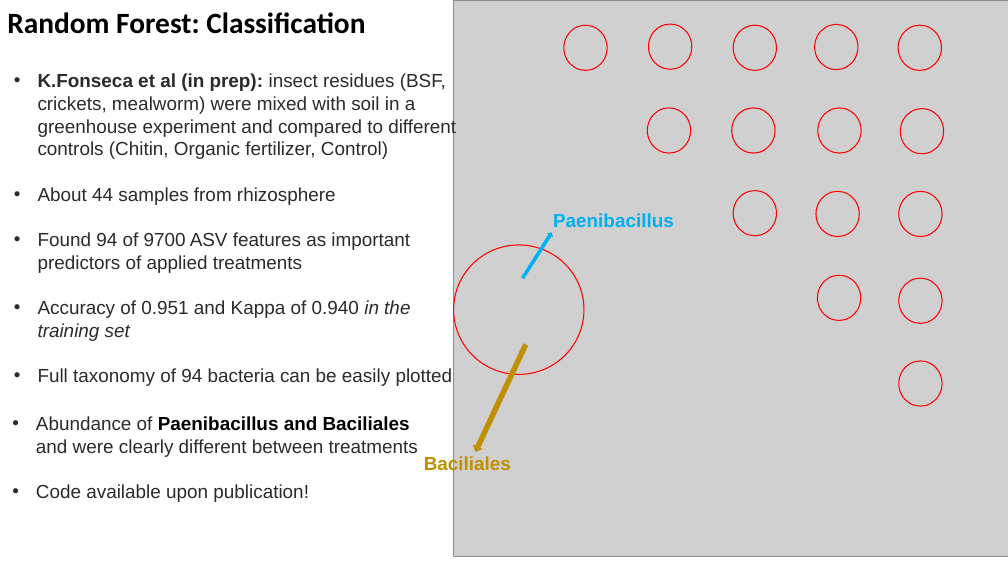
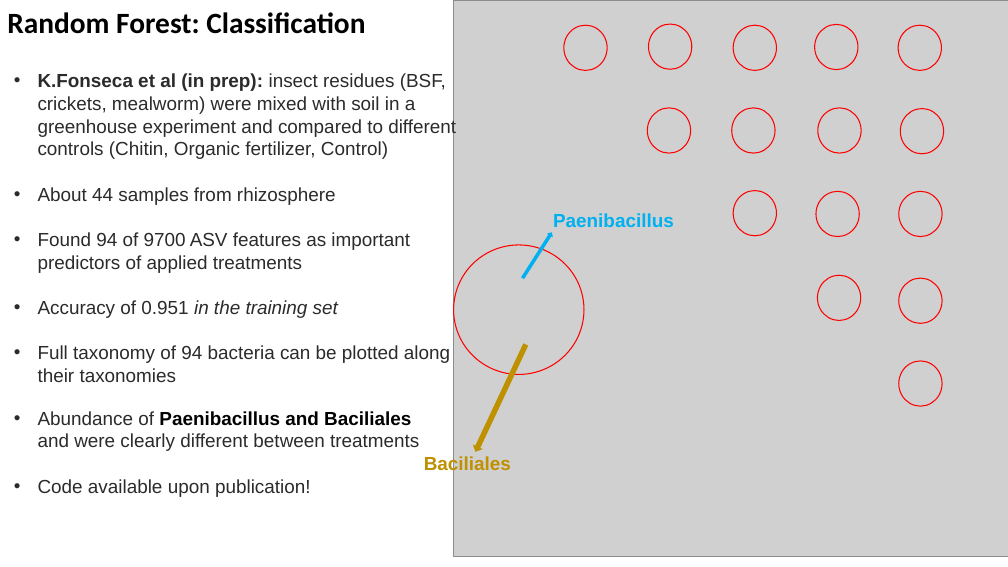
Before and after one commit to PedroBeschoren/RandomForestExample, a slide deck: slide 14 of Docs/RandomForestExample.pptx. Drawn at 1008x567 pixels with LibreOffice and Linux fonts; fonts in the diff are those of the drawing; grey boxes stand for pictures. Boxes give left, top, right and bottom in pixels: in the first picture for what was removed or moved away, otherwise in the second. Text is boxed around its words. In the diff, an @@ line names an element or a change of style, - is before the commit and + after.

```diff
--- a/Docs/RandomForestExample.pptx
+++ b/Docs/RandomForestExample.pptx
@@ text at (38, 300, 450, 382): text changed @@
-• Accuracy of 0.951 and Kappa of 0.940 in the training set
-• Full taxonomy of 94 bacteria can be easily plotted
+• Accuracy of 0.951 in the training set
+• Full taxonomy of 94 bacteria can be plotted along their taxonomies
@@ text "Abundance of Paenibacillus and Baciliales ...": place and size @@
-text "Abundance of Paenibacillus and Baciliales ..." at (36, 416, 418, 502)
+text "Abundance of Paenibacillus and Baciliales ..." at (38, 411, 419, 497)
```
Also in this commit, not shown: 11 other slides changed.
